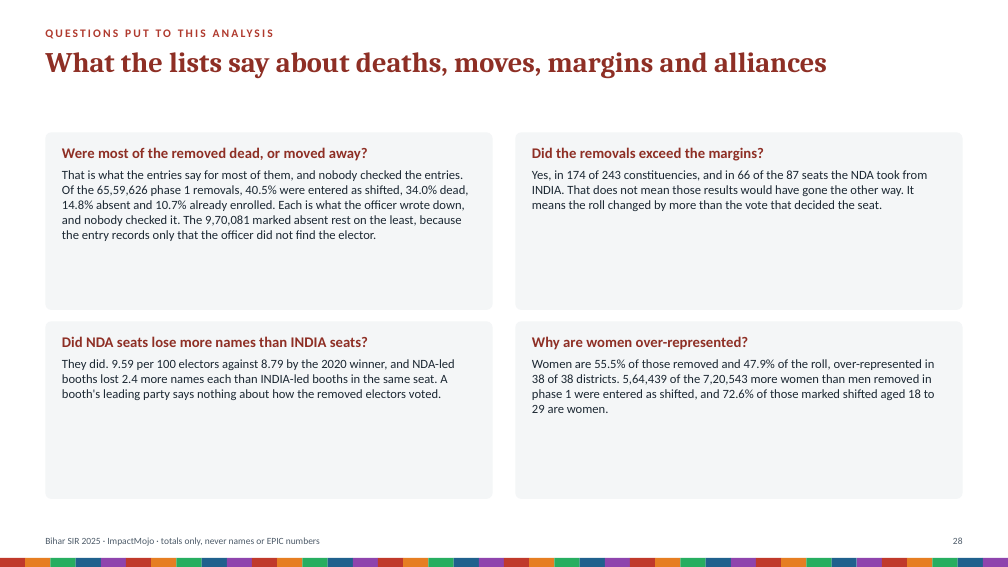
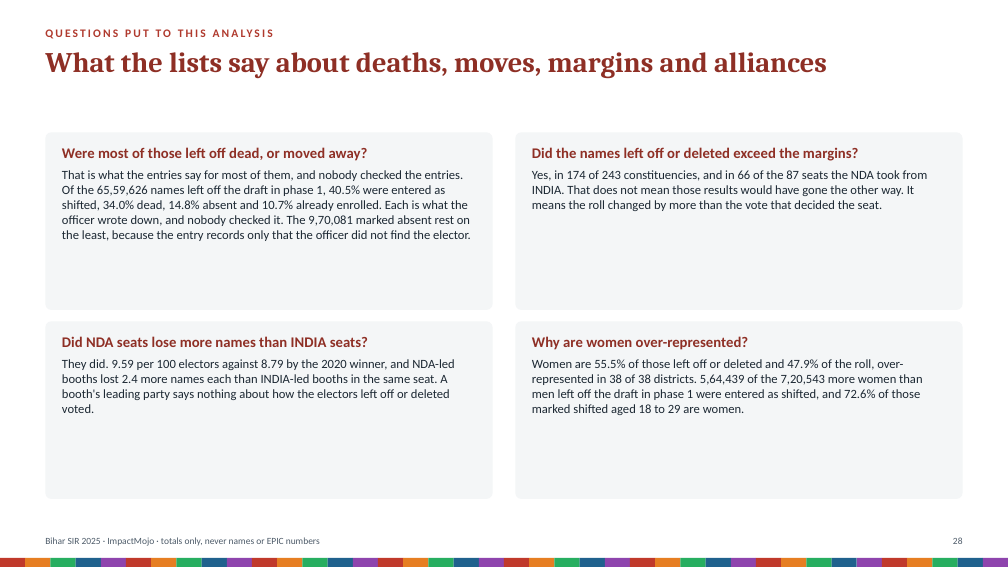
Before and after one commit to Varnasr/INDIA-DATA, a slide deck: slide 28 of reports/bihar-sir-2025-deck.pptx. Drawn at 1008x567 pixels with LibreOffice and Linux fonts; fonts in the diff are those of the drawing. Boxes give left, top, right and bottom in pixels: in the first picture for what was removed or moved away, otherwise in the second. Text is boxed around its words. In the diff, an @@ line names an element or a change of style, - is before the commit and + after.

```diff
--- a/reports/bihar-sir-2025-deck.pptx
+++ b/reports/bihar-sir-2025-deck.pptx
@@ text at (62, 147, 471, 241): text changed @@
-Were most of the removed dead, or moved away?
-That is what the entries say for most of them, and nobody checked the entries. Of the 65,59,626 phase 1 removals, 40.5% were entered as shifted, 34.0% dead, 14.8% absent and 10.7% already enrolled. Each is what the officer wrote down, and nobody checked it. The 9,70,081 marked absent rest on the least, because the entry records only that the officer did not find the elector.
+Were most of those left off dead, or moved away?
+That is what the entries say for most of them, and nobody checked the entries. Of the 65,59,626 names left off the draft in phase 1, 40.5% were entered as shifted, 34.0% dead, 14.8% absent and 10.7% already enrolled. Each is what the officer wrote down, and nobody checked it. The 9,70,081 marked absent rest on the least, because the entry records only that the officer did not find the elector.
@@ text at (532, 147, 859, 161): text changed @@
-Did the removals exceed the margins?
+Did the names left off or deleted exceed the margins?
@@ text at (62, 359, 454, 413): text changed @@
-They did. 9.59 per 100 electors against 8.79 by the 2020 winner, and NDA-led booths lost 2.4 more names each than INDIA-led booths in the same seat. A booth's leading party says nothing about how the removed electors voted.
+They did. 9.59 per 100 electors against 8.79 by the 2020 winner, and NDA-led booths lost 2.4 more names each than INDIA-led booths in the same seat. A booth's leading party says nothing about how the electors left off or deleted voted.
@@ text at (532, 359, 922, 415): text changed @@
-Women are 55.5% of those removed and 47.9% of the roll, over-represented in 38 of 38 districts. 5,64,439 of the 7,20,543 more women than men removed in phase 1 were entered as shifted, and 72.6% of those marked shifted aged 18 to 29 are women.
+Women are 55.5% of those left off or deleted and 47.9% of the roll, over-represented in 38 of 38 districts. 5,64,439 of the 7,20,543 more women than men left off the draft in phase 1 were entered as shifted, and 72.6% of those marked shifted aged 18 to 29 are women.
```
Also in this commit, not shown: 29 other slides changed, 44 other files.
